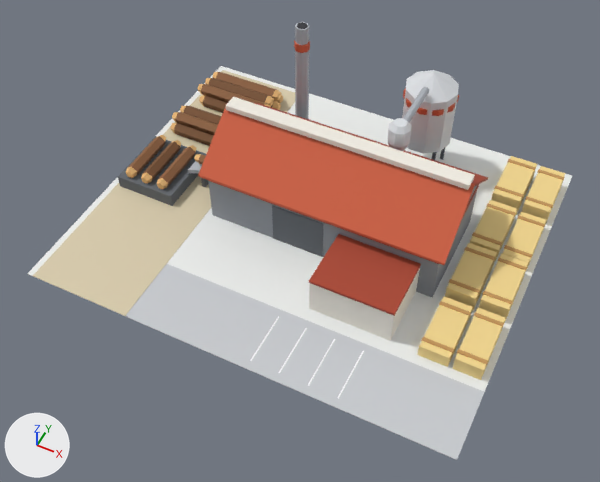
The glTF model public/models/sawmill.glb, before and after one commit.
The view is the same before and after, from a 50 mm camera at (22.6, -48.3, 57.0) aimed at (0.9, -4.9, 2.8). The axes (+X, +Y, +Z) are drawn at lower left. The lights are the same throughout. The first picture is the older version.

Objects in the first picture: 'sawmill'.
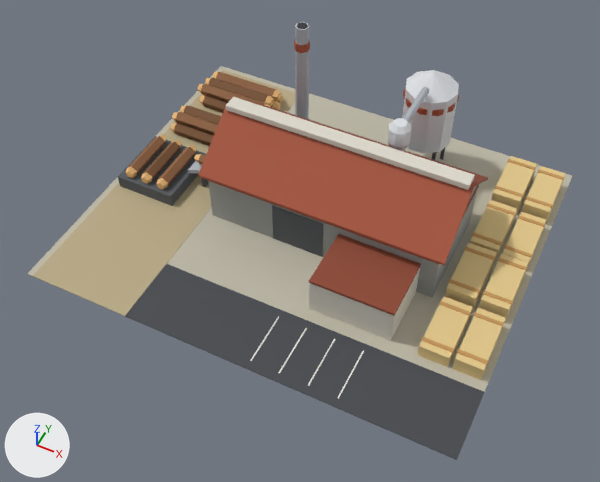
Where the change shows, as pixel boxes [x1, y1, x2, y2] in the pictures (600 x 482 px):
'sawmill', recoloured (darker): [28, 39, 572, 460] in both

The change, as a diff of the scene's bpy script:
```diff
--- a/public/models/sawmill.glb.py
+++ b/public/models/sawmill.glb.py
@@ mat_pad @@
 mat_pad = principled_material('pad')
-mat_pad.base_color = (0.855, 0.871, 0.855)  # white #eef0ee
+mat_pad.base_color = (0.509, 0.479, 0.381)  # grey #bdb8a6
 mat_pad.roughness = 0.8
@@ mat_asphalt @@
 mat_asphalt = principled_material('asphalt')
-mat_asphalt.base_color = (0.584, 0.604, 0.631)  # light grey #c9ccd0
+mat_asphalt.base_color = (0.0595, 0.0648, 0.0742)  # dark grey #45484d
 mat_asphalt.roughness = 0.8
@@ mat_lg_yard @@
 mat_lg_yard = principled_material('lg_yard')
-mat_lg_yard.base_color = (0.694, 0.604, 0.418)  # beige #d9ccad
+mat_lg_yard.base_color = (0.485, 0.402, 0.238)  # beige #b9aa86
 mat_lg_yard.roughness = 0.8
@@ mat_sm_roof @@
 mat_sm_roof = principled_material('sm_roof')
-mat_sm_roof.base_color = (0.624, 0.114, 0.0497)  # orange #cf5f3f
+mat_sm_roof.base_color = (0.392, 0.0908, 0.0437)  # brown #a8553b
 mat_sm_roof.roughness = 0.8
```
